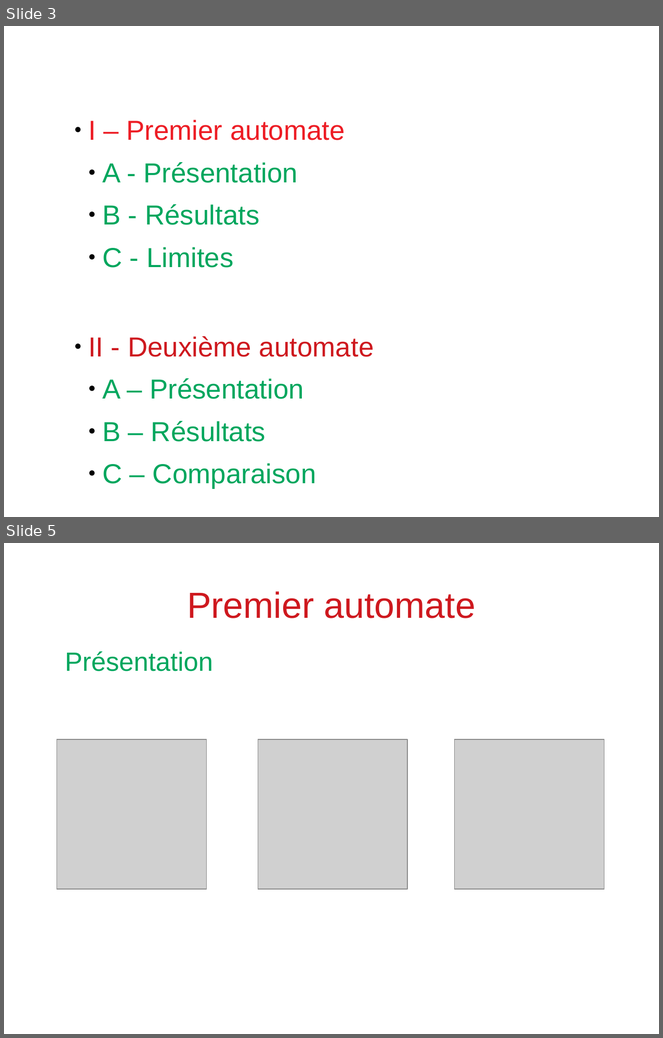
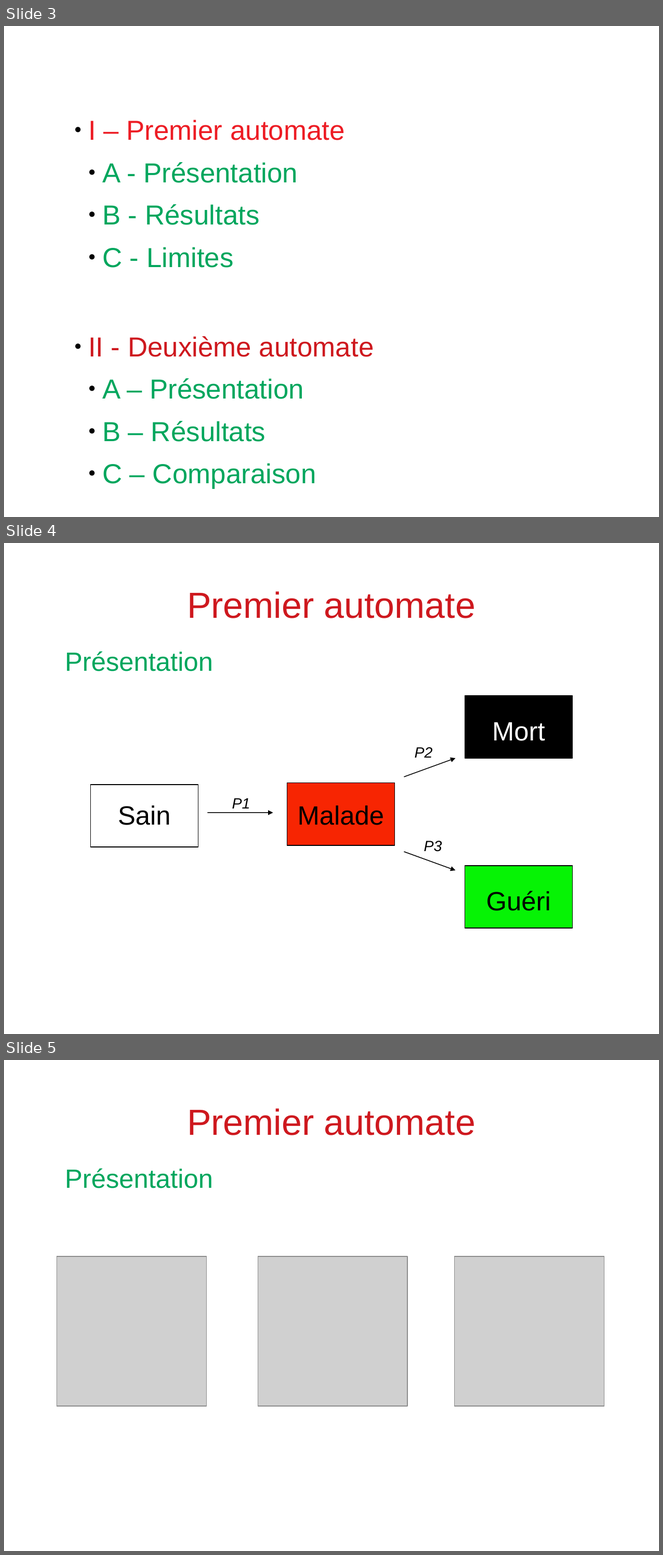
Before and after one commit to Arthurrre/TIPE_Automate, a slide deck: diapo/présentation.odp. Shown one above the other, each under a label of ours: slides 3 and 5 before the commit, slides 3, 4 and 5 after it; the slides between them are not shown. The pictures are 663x1038 and 663x1555 pixels, drawn with LibreOffice and Linux fonts; fonts in the diff are those of the drawing; grey boxes stand for pictures. Boxes give left, top, right and bottom in pixels: in the first picture for what was removed or moved away, otherwise in the second. Text is boxed around its words. In the diff, an @@ line names an element or a change of style, - is before the commit and + after.

```diff
--- a/diapo/présentation.odp
+++ b/diapo/présentation.odp
@@ slide 4 added at [4,543,659,1034], background #FFFFFF @@
@@ title added at [187,591,476,618], 44 pt, text #CE181E @@
+Premier automate
@@ text added at [65,651,213,671], 32 pt, text #00A65D @@
+Présentation
@@ rectangle added at [465,696,573,758], fill #000000, outline #000000 0.99 pt @@
@@ text added at [492,722,545,741], 32 pt, text #FFFFFF @@
+Mort
@@ arrow added from (404, 777) to (456, 758), #000000 0.99 pt @@
@@ text added at [415,747,433,758], 18 pt, text #000000, italic @@
+P2
@@ rectangle added at [91,785,198,847], outline #000000 0.99 pt @@
@@ rectangle added at [287,783,395,846], fill #F72502, outline #000000 0.99 pt @@
@@ text added at [118,806,171,825], 32 pt, text #000000 @@
+Sain
@@ text added at [232,798,250,809], 18 pt, text #000000, italic @@
+P1
@@ text added at [298,806,385,825], 32 pt, text #000000 @@
+Malade
@@ arrow added from (208, 813) to (273, 813), #000000 0.99 pt @@
@@ arrow added from (404, 852) to (456, 871), #000000 0.99 pt @@
@@ text added at [424,841,442,852], 18 pt, text #000000, italic @@
+P3
@@ rectangle added at [465,866,573,928], fill #06F305, outline #000000 0.99 pt @@
@@ text added at [487,891,551,911], 32 pt, text #000000 @@
+Guéri
```
Also in this commit, not shown: 4 slides changed, 1 other slide added, 4 other files.
